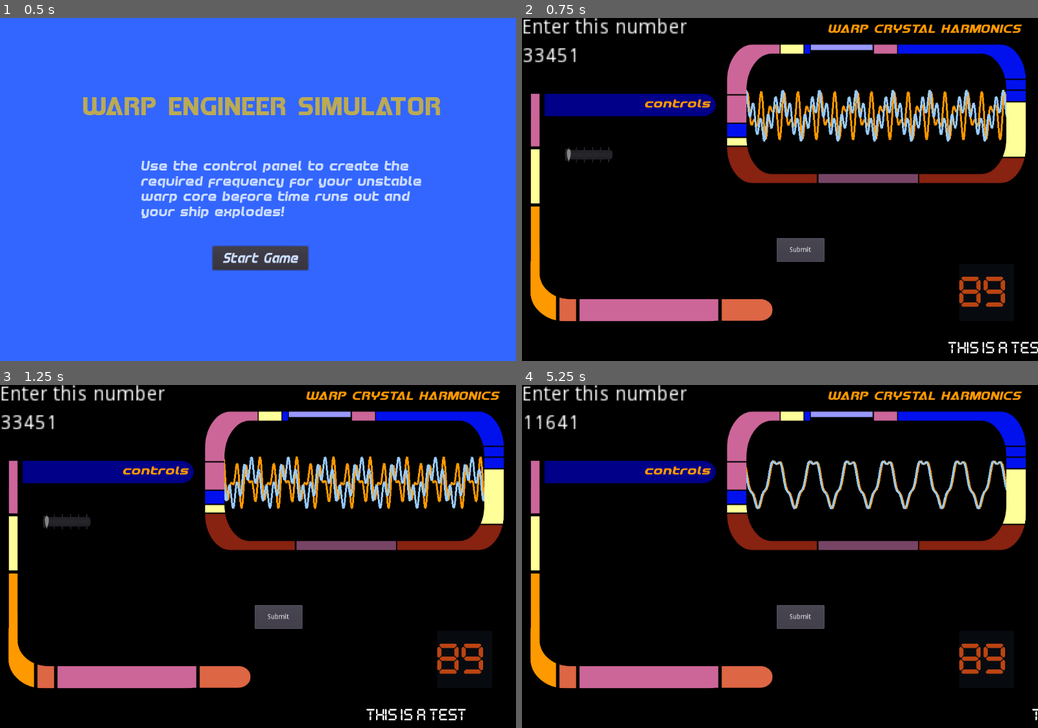
Above: before the commit, frames 1-4 (two rows, left to right).
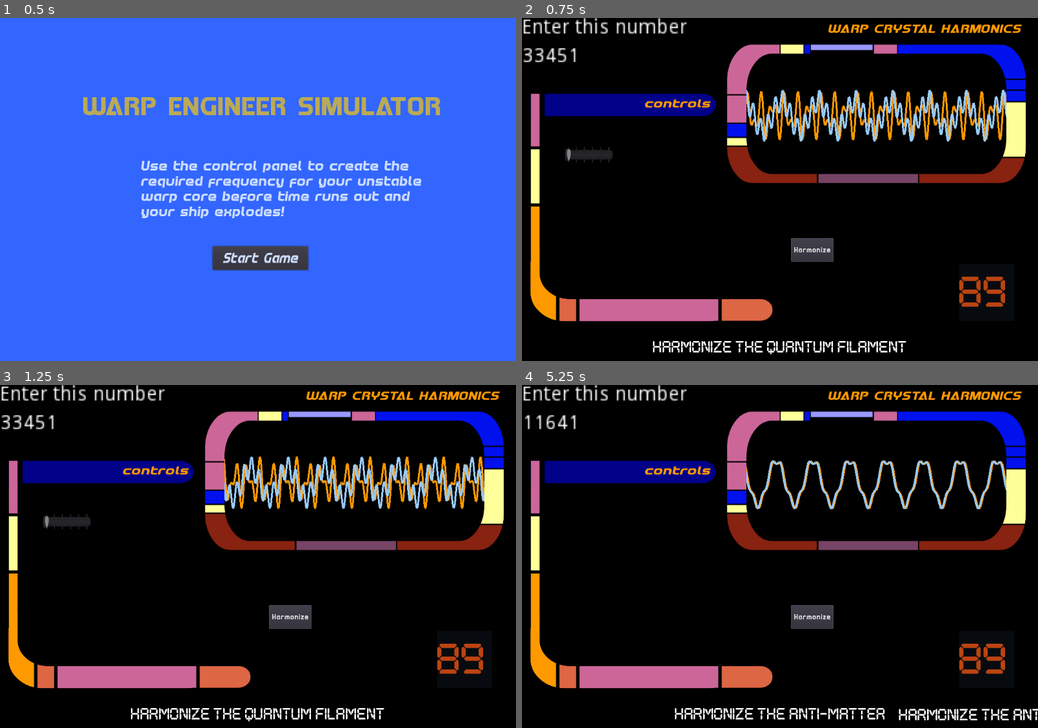
Above: after the commit, the same moments.

Repository: squiggle-at-squiggle/LDJam49
Game: Godot game, scene res://Scenes/Main.tscn
The game is run twice, just before and just after one commit, with the same random seed, the same clock (stepped at 60 frames per second) and the same inputs.
Inputs:
- Up to frame 1 (0.5 s): no input
- Up to frame 2 (0.75 s): click "Start Game" at 0.5 s
- Up to frame 3 (1.25 s): no input
- Up to frame 4 (5.25 s): click "Submit" (after the commit: "Harmonize") at 1.25 s; click "Submit" (after the commit: "Harmonize") at 2 s; click "Submit" (after the commit: "Harmonize") at 2.75 s; tap Enter at 3.5 s; tap Space at 4.25 s; click "Start Game" at 5 s

Frame 1 is identical in both runs. In frame 2, 1.5% of the frame differs, in the area x 25-100%, y 64-99%; in frame 3, 1.5%, in the area x 25-91%, y 64-99%; in frame 4, 1.5%.

Commit message:
Some unresolved import files and a new font. Added handling in the main script to create random silly messages. Changed the message box a bit for readability reasons

Diff:
--- a/Code/ControlPanel.gd
+++ b/Code/ControlPanel.gd
@@ -12,7 +12,6 @@
 # Called when the node enters the scene tree for the first time.
 func _ready():
 	$Control/PlayerScreen.draw_from_puzzle(submission, submission2, submission3, submission4, submission5)
-	$MessageBox.create_message("THIS IS A TEST")
 
 # Called every frame. 'delta' is the elapsed time since the previous frame.
 #func _process(delta):
--- a/Code/Main.gd
+++ b/Code/Main.gd
@@ -51,6 +51,10 @@
 	$StartScreen/Control.show()
 
 func new_round():
+	var verb = Verb()
+	var message = verb + " the " + TechnoBabble()
+	$ControlPanel/MessageBox.create_message(message, 3)
+	$ControlPanel/Control/Submit.text = verb
 	if round_counter >= 1:
 		current_puzzle.queue_free()
 	current_puzzle = Puzzle.instance()
@@ -113,3 +117,12 @@
 		LoseGame()
 		round_counter=0
 		hide_all_toggles()
+
+func Verb():
+	var verb = ["Harmonize", "Fluctuate"]
+	return verb[randi() % verb.size()]
+
+
+func TechnoBabble():
+	var technoBabble = ["quantum filament", "anti-matter"]
+	return technoBabble[randi() % technoBabble.size()]
--- a/Code/MessageBox.gd
+++ b/Code/MessageBox.gd
@@ -12,17 +12,13 @@
 	is_active = false
 	message_rotation = $Label.get_rotation()
 	$Label.hide()
+	$Panel/CenteredDisplay.hide()
 
 
 # Called every frame. 'delta' is the elapsed time since the previous frame.
 func _process(delta):
 	if is_active:
 		$Label.rect_position.x -= scroll_rate * delta
-
-func create_message(text):
-	$Label.text = text
-	is_active = true
-	set_message_scroll()
 
 
 func end_message():
@@ -38,3 +34,13 @@
 		set_message_scroll()
 	else:
 		$Label.hide()
+
+func create_message(message, time):
+	$Label.text = message
+	$Panel/CenteredDisplay.text = message
+	$Panel/CenteredDisplay.PRESET_CENTER
+	$Panel/CenteredDisplay.show()
+	yield(get_tree().create_timer(time), "timeout")
+	$Panel/CenteredDisplay.hide()
+	is_active = true
+	set_message_scroll()
--- /dev/null
+++ b/Fonts/button-font.tres
@@ -0,0 +1,8 @@
+[gd_resource type="DynamicFont" load_steps=2 format=2]
+
+[ext_resource path="res://Fonts/redlinecond.ttf" type="DynamicFontData" id=1]
+
+[resource]
+size = 18
+outline_color = Color( 0.8, 0.866667, 1, 1 )
+font_data = ExtResource( 1 )
--- a/Scenes/ControlPanel.tscn
+++ b/Scenes/ControlPanel.tscn
@@ -14,6 +14,7 @@
 [ext_resource path="res://Fonts/title-font.tres" type="DynamicFont" id=12]
 [ext_resource path="res://Art/shape-does-nothing-2.png" type="Texture" id=13]
 [ext_resource path="res://Art/another-sdn-2.png" type="Texture" id=14]
+[ext_resource path="res://Fonts/button-font.tres" type="DynamicFont" id=15]
 
 [node name="ControlPanel" type="CanvasLayer"]
 script = ExtResource( 1 )
@@ -32,10 +33,11 @@
 anchor_top = 0.5
 anchor_right = 0.5
 anchor_bottom = 0.5
-margin_left = -5.5
+margin_left = 24.9999
 margin_top = 102.0
-margin_right = 94.5
+margin_right = 108.0
 margin_bottom = 152.0
+custom_fonts/font = ExtResource( 15 )
 text = "Submit"
 __meta__ = {
 "_edit_use_anchors_": false
@@ -118,7 +120,7 @@
 
 [node name="MessageBox" parent="." instance=ExtResource( 6 )]
 position = Vector2( 0, 660 )
-scroll_rate = 250
+scroll_rate = 175
 
 [node name="SliderClickSound" type="AudioStreamPlayer" parent="."]
 stream = ExtResource( 10 )
--- a/Scenes/MessageBox.tscn
+++ b/Scenes/MessageBox.tscn
@@ -17,10 +17,27 @@
 "_edit_use_anchors_": false
 }
 
+[node name="CenteredDisplay" type="Label" parent="Panel"]
+anchor_left = 0.5
+anchor_top = 0.5
+anchor_right = 0.5
+anchor_bottom = 0.5
+margin_left = -441.0
+margin_top = -22.5
+margin_right = 441.0
+margin_bottom = 22.5
+custom_fonts/font = ExtResource( 2 )
+text = "Use the controls to stablize the warp crystal"
+align = 1
+__meta__ = {
+"_edit_use_anchors_": false
+}
+
 [node name="EntryPoint" type="Node2D" parent="."]
 position = Vector2( 1080, 10 )
 
 [node name="Label" type="Label" parent="."]
+visible = false
 margin_top = 10.0
 margin_right = 101.0
 margin_bottom = 55.0
Not shown: 1 places in Scenes/ControlPanel.tscn that only renumber resources
